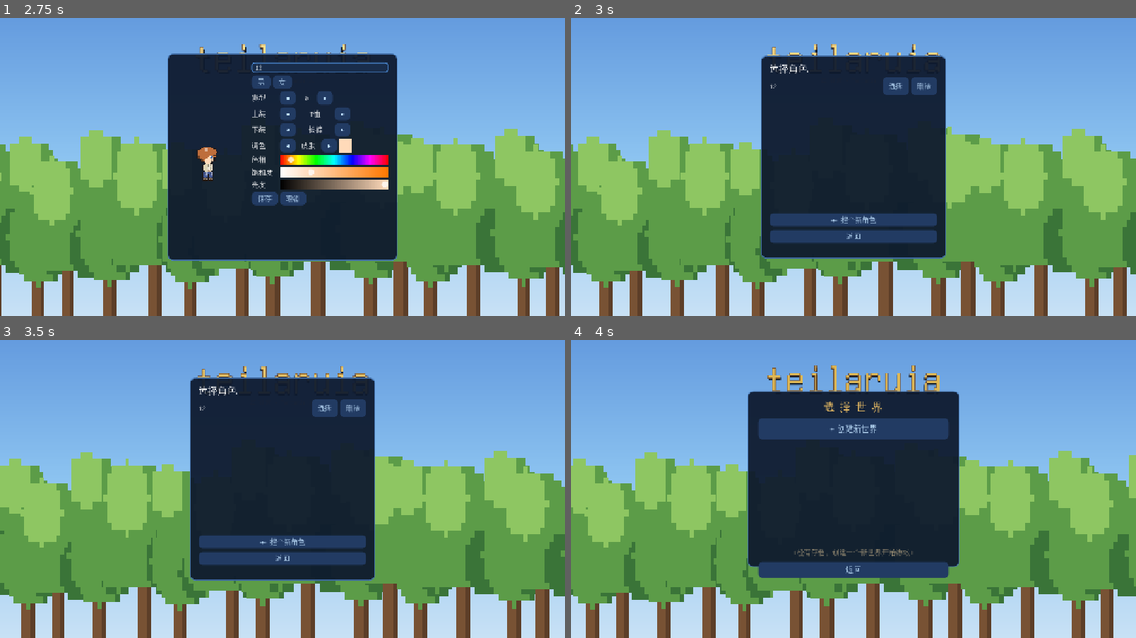
Above: before the commit, frames 1-4 (two rows, left to right).
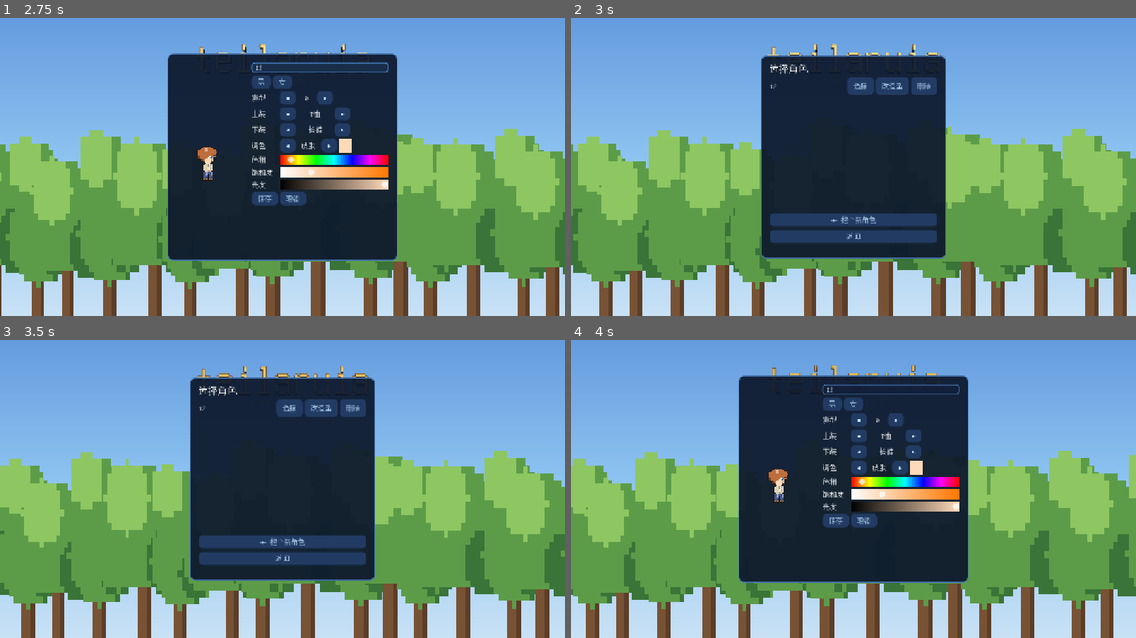
Above: after the commit, the same moments.

Repository: Nornttyy/tielaruia
Game: Godot game, scene res://scenes/main.tscn
Two runs of this game, one before a commit and one after it. Both use one fixed random seed, a clock stepped at 60 frames per second and the inputs below.
Inputs (mouse positions are in pixels of both pictures, inside the frame that each line leads up to):
- Up to frame 1 (2.75 s): click "开始游戏" at 0.5 s; click "＋ 捏个新角色" at 1.25 s; click (322, 68) at 2.02 s; type "12" at 2.1 s
- Up to frame 2 (3 s): click "保存" at 2.75 s
- Up to frame 3 (3.5 s): no input
- Up to frame 4 (4 s): click (893, 408) at 3.5 s, where only the run after the commit has a clickable "改造型"

Frame 1 is identical in both runs. In frame 2, 0.4% of the frame differs, in the area x 49-63%, y 19-26%; in frame 3, 0.4%; in frame 4, 13%, in the area x 29-71%, y 11-82%.

Commit message:
feat(character): 捏人加"改造型" — 改现有角色覆盖保存, 不再每次多一个
用户报: 每次捏人都多出一个角色。根因: _save_creator 永远走 _unique_character_name
(重名就加2/3) → 想给自己角色改样子也变成新建副本, 名单越堆越长。
修: 选角色界面每行加"改造型"按钮 → load 该角色样子+名字进捏人, 保存覆盖原角色
(_editing_name 标志区分编辑/新建; 改了名则删旧名档不留副本)。"新建"仍是真新角色。
顺带 _save_creator 补存 cape_color (改造型 load 回的披风色别丢)。加 2 个测试。

Co-Authored-By: Claude Opus 4.8 (1M context) <noreply@anthropic.com>

Diff:
--- a/scripts/ui/character_panels.gd
+++ b/scripts/ui/character_panels.gd
@@ -19,6 +19,9 @@
 var _step_vals: Dictionary = {}
 var _named_refresh: Dictionary = {}   # key → Callable, 给"显中文名"的款式选择器刷新用
 var _appearance: Dictionary = {}
+# 捏人当前是"改造现有角色"(非空 = 正在改的角色名, 保存时覆盖它) 还是"新建"(空 = 重名才加2/3)。
+# 没这个标志的话, 想给自己角色改样子保存 → 每次都自动改名加2/3 → 角色越堆越多 (用户报)。
+var _editing_name: String = ""
 
 # 自由调色: 选部位 (◀ ▶) + 3 滑杆 (色相/饱和度/亮度), 任意颜色随便调。
 const _COLOR_PARTS := [["皮肤", "skin_color"], ["头发", "hair_color"], ["衬衫", "shirt_color"], ["裤子", "pants_color"], ["鞋", "shoe_color"], ["眼珠", "eye_color"]]
@@ -116,6 +119,12 @@
 	UIStyle.style_button(pick)
 	pick.pressed.connect(func(): _choose_character(char_name))
 	row.add_child(pick)
+	# 改造型: 把这个角色 load 进捏人改样子, 保存覆盖原角色 (不新建 → 不会越改越多)。
+	var edit := Button.new()
+	edit.text = "改造型"
+	UIStyle.style_button(edit)
+	edit.pressed.connect(func(): _on_edit_character(char_name))
+	row.add_child(edit)
 	var del := Button.new()
 	del.text = "删除"
 	UIStyle.style_button(del)
@@ -140,6 +149,7 @@
 # ---- 捏人面板 ----
 
 func _on_new_character() -> void:
+	_editing_name = ""   # 新建模式: 保存时重名才加2/3 (能建多个角色)
 	_appearance = PlayerArt.DEFAULT_APPEARANCE.duplicate(true)
 	if _creator_panel == null:
 		_build_creator_panel()
@@ -150,6 +160,25 @@
 	_set_gender(int(_appearance["gender"]))
 	if _hue_slider != null:
 		_set_active_color_index(_active_part_index)   # 重开捏人: 滑杆同步到新角色颜色
+	_rebuild_preview()
+
+
+# 改造型: 把现有角色 load 进捏人 (样子 + 名字), 保存时覆盖它 (不新建 → 不会越改越多)。
+func _on_edit_character(char_name: String) -> void:
+	var c = CharacterManager.load_character_by_name(char_name)
+	if c == null:
+		return
+	_editing_name = char_name   # 编辑模式: 保存覆盖这个角色
+	_appearance = c.appearance_dict().duplicate(true)
+	if _creator_panel == null:
+		_build_creator_panel()
+	_name_edit.text = char_name
+	_select_panel.visible = false
+	_creator_panel.visible = true
+	visible = true
+	_set_gender(int(_appearance["gender"]))
+	if _hue_slider != null:
+		_set_active_color_index(_active_part_index)   # 滑杆同步到该角色颜色
 	_rebuild_preview()
 
 
@@ -414,8 +443,16 @@
 	var nm: String = _name_edit.text.strip_edges()
 	if nm == "":
 		nm = "我的角色"
-	# 自动取不重名: 存档文件名按角色名算, 重名会覆盖 → 这里重名就加 2/3/… 保证每次都是新角色
-	c.character_name = _unique_character_name(nm)
+	if _editing_name != "":
+		# 改造现有角色: 用这个名字直接覆盖原角色 (不自动改名, 否则又多一个)。
+		if nm == _editing_name:
+			c.character_name = nm                       # 原地覆盖
+		else:
+			c.character_name = _unique_character_name(nm)  # 改了名 = 当新名 (防撞别的角色)
+			CharacterManager.delete_character_by_name(_editing_name)  # 删旧名档, 别留副本
+	else:
+		# 新建: 重名才加 2/3/… (防覆盖别的角色), 保证能建多个角色
+		c.character_name = _unique_character_name(nm)
 	c.gender = int(_appearance["gender"])
 	c.hair_style = int(_appearance["hair_style"])
 	c.shirt_style = int(_appearance.get("shirt_style", 0))
@@ -428,8 +465,10 @@
 	c.pants_color = _appearance["pants_color"]
 	c.eye_color = _appearance["eye_color"]
 	c.shoe_color = _appearance.get("shoe_color", Color8(74, 47, 26))
+	c.cape_color = _appearance.get("cape_color", Color8(150, 40, 50))   # 改造型 load 回来的披风色别丢
 	CharacterManager.save_character(c)
 	CharacterManager.current = c
+	_editing_name = ""   # 退出编辑模式 (下次默认新建)
 	_creator_panel.visible = false
 	_select_panel.visible = true
 	_refresh_list()
--- a/tests/unit/test_character_panels.gd
+++ b/tests/unit/test_character_panels.gd
@@ -110,6 +110,38 @@
 	assert_eq(CharacterManager.list_characters().size(), 2, "两次创建该有 2 个角色, 不互相覆盖")
 
 
+# 用户报: 每次捏人都多一个角色。修: "改造型"按钮 load 现有角色 → 保存覆盖, 不新建。
+func test_edit_character_overwrites_not_duplicates():
+	var c = CharacterData.new(); c.character_name = "小明"; c.hair_style = 1
+	CharacterManager.save_character(c)
+	panels.open_select()
+	await wait_frames(1)
+	panels._on_edit_character("小明")   # 改造型: load 小明
+	await wait_frames(1)
+	assert_eq(panels._name_edit.text, "小明", "改造型该把原名填进去")
+	panels._appearance["hair_style"] = 3   # 改个发型
+	panels._save_creator()
+	assert_eq(CharacterManager.list_characters().size(), 1, "改造保存该覆盖, 不多出一个角色")
+	var loaded = CharacterManager.load_character_by_name("小明")
+	assert_eq(loaded.hair_style, 3, "改的发型存进去了")
+	assert_null(CharacterManager.load_character_by_name("小明 2"), "不该冒出'小明 2'")
+
+
+# 改造时改了名字 → 旧名删掉, 新名一份, 总数不变 (不留旧副本)。
+func test_edit_rename_deletes_old():
+	var c = CharacterData.new(); c.character_name = "阿花"
+	CharacterManager.save_character(c)
+	panels.open_select()
+	await wait_frames(1)
+	panels._on_edit_character("阿花")
+	await wait_frames(1)
+	panels._set_creator_name("阿花花")
+	panels._save_creator()
+	assert_eq(CharacterManager.list_characters().size(), 1, "改名后仍只 1 个 (旧名删了)")
+	assert_null(CharacterManager.load_character_by_name("阿花"), "旧名'阿花'该没了")
+	assert_not_null(CharacterManager.load_character_by_name("阿花花"), "新名'阿花花'在")
+
+
 func _all_labels(node: Node) -> Array:
 	var out: Array = []
 	if node is Label: out.append(node)
